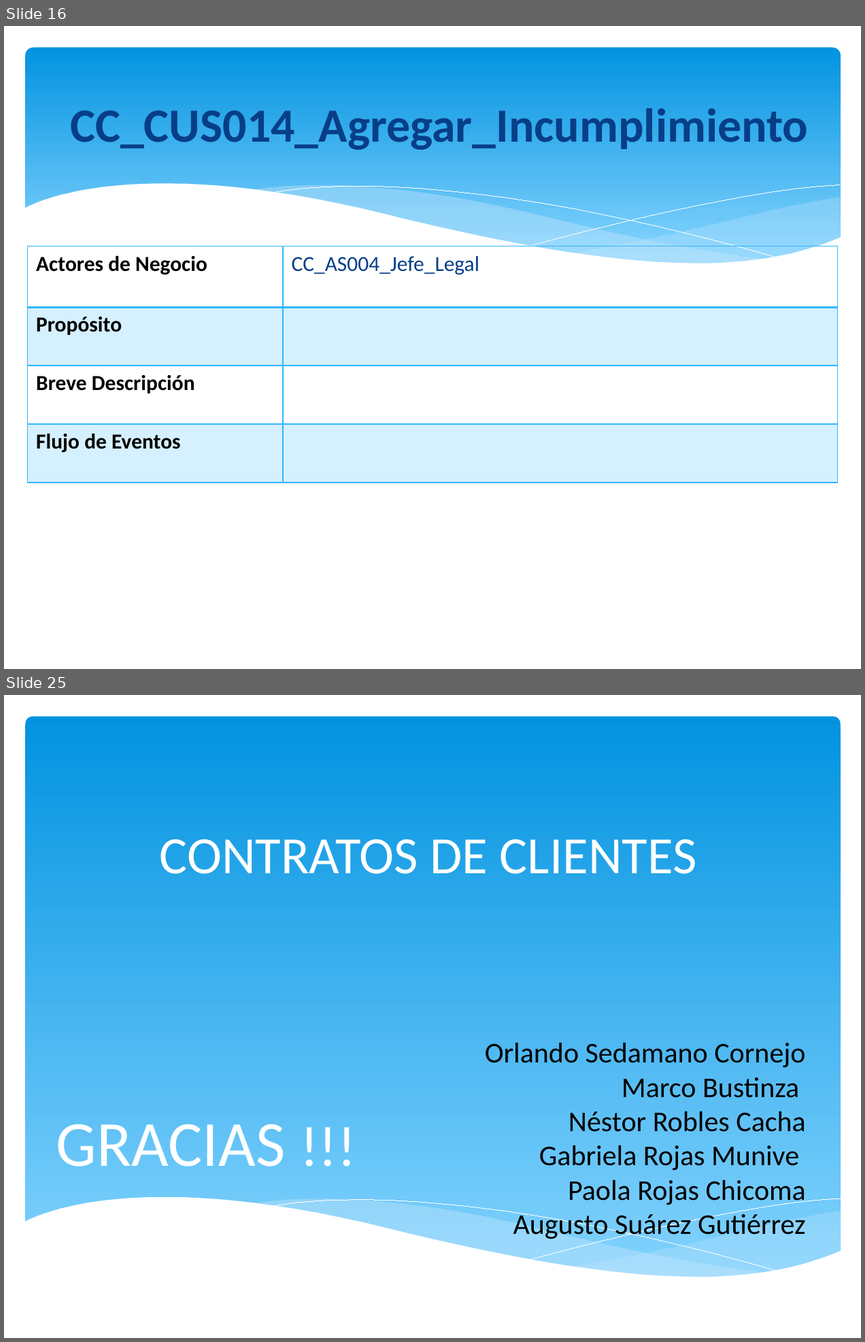
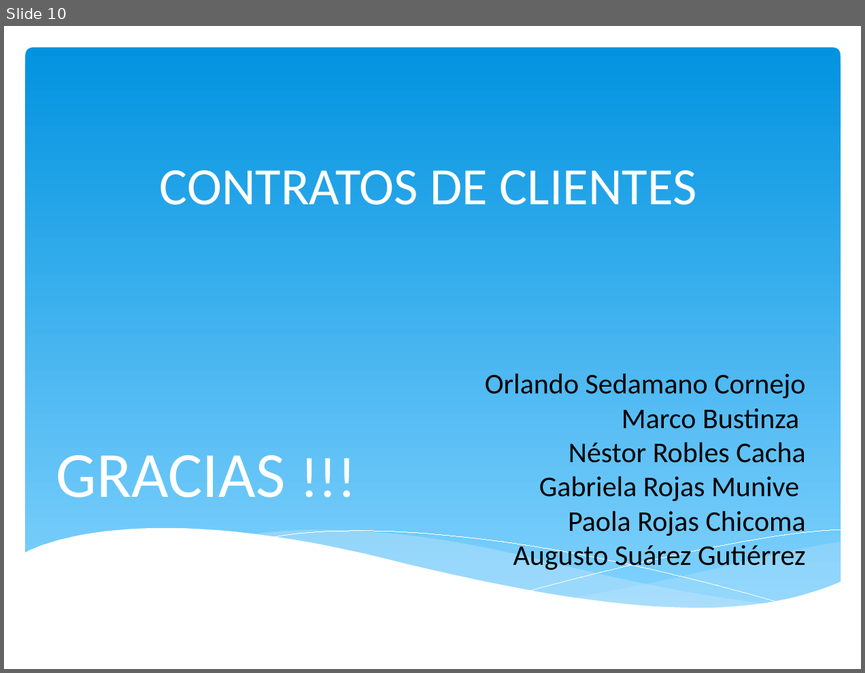
Before and after one commit to orlysemperfi/tp3-contratos-clientes, a slide deck: ITERACION 5/SUSBITERACION 4/PPT TP3 PRES04.pptx. Shown one above the other, each under a label of ours: slides 16 and 25 before the commit, slide 10 after it; the slides between them are not shown. The pictures are 865x1342 and 865x673 pixels, drawn with LibreOffice and Linux fonts; fonts in the diff are those of the drawing. Boxes give left, top, right and bottom in pixels: in the first picture for what was removed or moved away, otherwise in the second. Text is boxed around its words. In the diff, an @@ line names an element or a change of style, - is before the commit and + after.

```diff
--- a/ITERACION 5/SUSBITERACION 4/PPT TP3 PRES04.pptx
+++ b/ITERACION 5/SUSBITERACION 4/PPT TP3 PRES04.pptx
@@ slide 16 removed at (4,26,861,669), background #FFFFFF @@
@@ rounded rectangle removed at (26,48,840,279) @@
@@ title removed at (70,108,808,150) @@
-CC_CUS014_Agregar_Incumplimiento
@@ group removed at (24,184,841,308): 5 freeform shapes @@
@@ table removed at (27,246,837,482), 4 rows, 2 columns @@
-Actores de Negocio | CC_AS004_Jefe_Legal
-Propósito | 
-Breve Descripción | 
-Flujo de Eventos | 
@@ what was slide 25 is now slide 10 @@
```
Also in this commit, not shown: 1 slide changed, 7 slides added, 21 other slides removed.
